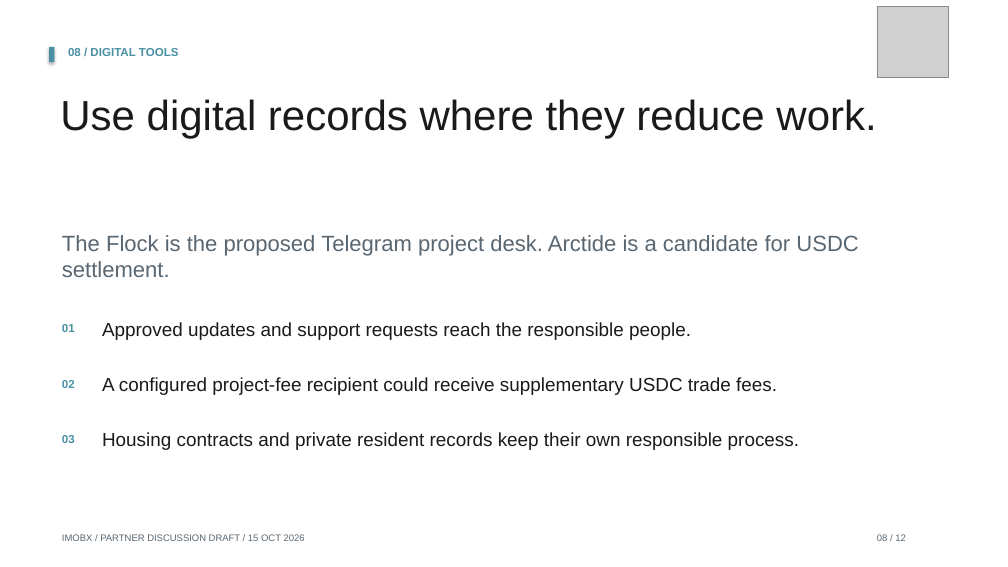
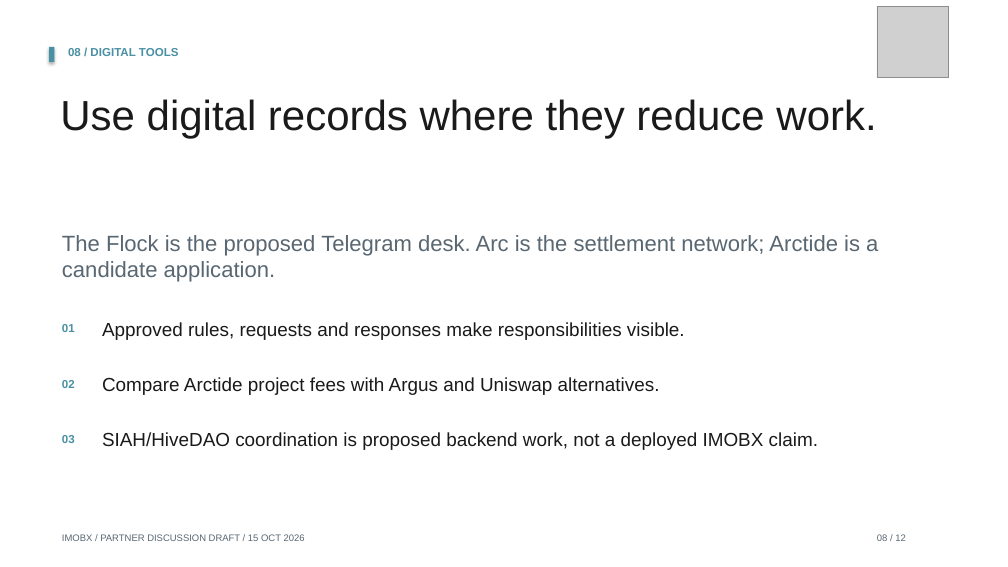
Before and after one commit to Siah-kin/imobx-website, a slide deck: slide 8 of pitchdeck.pptx. Drawn at 1008x567 pixels with LibreOffice and Linux fonts; fonts in the diff are those of the drawing; grey boxes stand for pictures. Boxes give left, top, right and bottom in pixels: in the first picture for what was removed or moved away, otherwise in the second. Text is boxed around its words. In the diff, an @@ line names an element or a change of style, - is before the commit and + after.

Commit message:
Explain IMOBX roadmap and governance; credit Rafael cost references

```diff
--- a/pitchdeck.pptx
+++ b/pitchdeck.pptx
@@ text at bbox=[62, 235, 878, 282]: text changed @@
-The Flock is the proposed Telegram project desk. Arctide is a candidate for USDC settlement.
+The Flock is the proposed Telegram desk. Arc is the settlement network; Arctide is a candidate application.
@@ text at bbox=[102, 322, 685, 340]: text changed @@
-Approved updates and support requests reach the responsible people.
+Approved rules, requests and responses make responsibilities visible.
@@ text at bbox=[102, 377, 660, 395]: text changed @@
-A configured project-fee recipient could receive supplementary USDC trade fees.
+Compare Arctide project fees with Argus and Uniswap alternatives.
@@ text at bbox=[102, 432, 818, 450]: text changed @@
-Housing contracts and private resident records keep their own responsible process.
+SIAH/HiveDAO coordination is proposed backend work, not a deployed IMOBX claim.
```
Also in this commit, not shown: 4 other slides changed, 25 other files.
